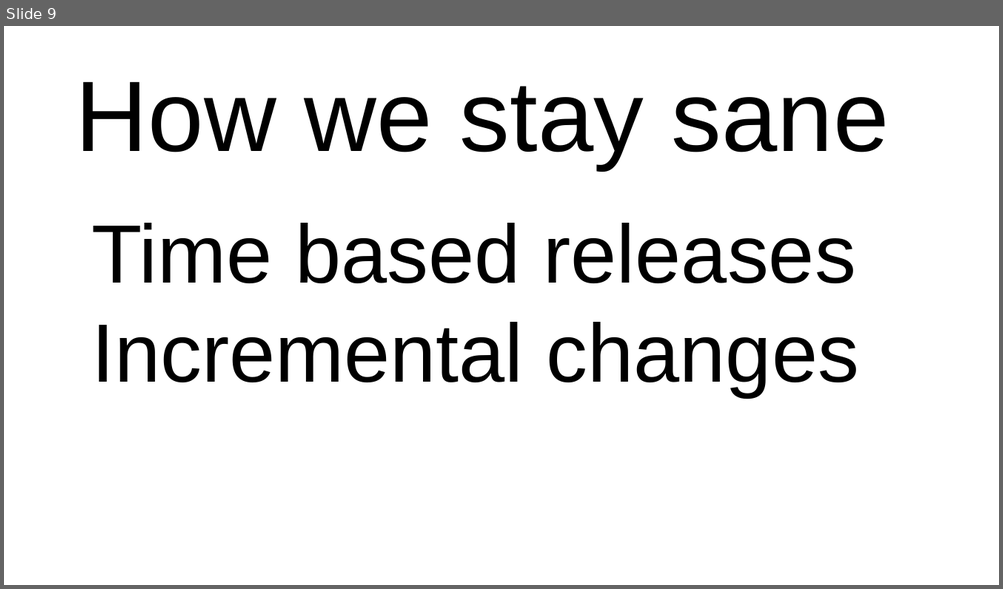
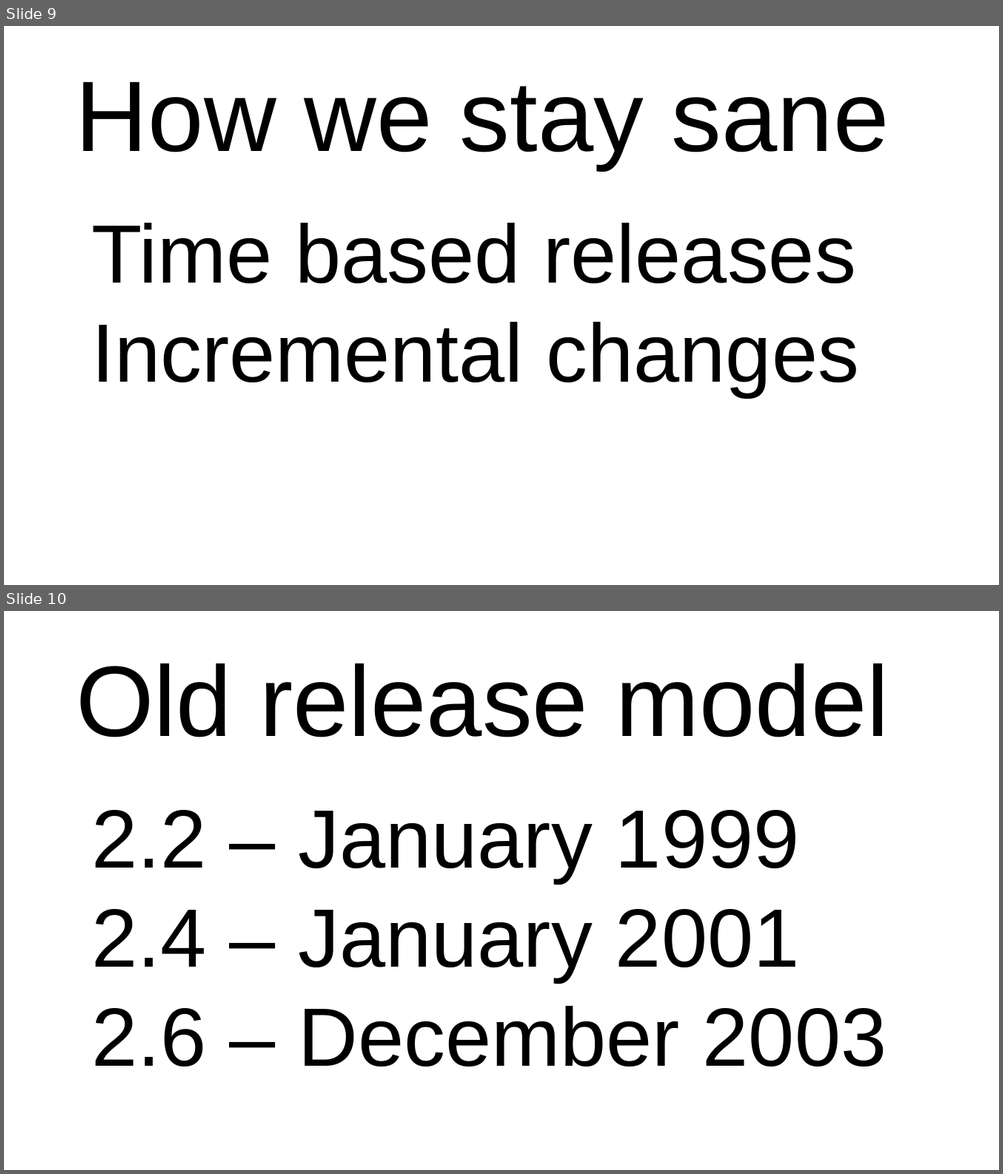
Before and after one commit to gregkh/kernel-development, a slide deck: kernel-development-wide.odp. Shown one above the other, each under a label of ours: slide 9 before the commit, slides 9 and 10 after it. The pictures are 1003x589 and 1003x1174 pixels, drawn with LibreOffice and Linux fonts; fonts in the diff are those of the drawing. Boxes give left, top, right and bottom in pixels: in the first picture for what was removed or moved away, otherwise in the second. Text is boxed around its words. In the diff, an @@ line names an element or a change of style, - is before the commit and + after.

```diff
--- a/kernel-development-wide.odp
+++ b/kernel-development-wide.odp
@@ slide 10 added at (x1=4, y1=611, x2=999, y2=1170), background #FFFFFF @@
@@ text added at (x1=76, y1=664, x2=889, y2=738), 80 pt, text #000000 @@
+Old release model
@@ text added at (x1=91, y1=810, x2=887, y2=1067), 66 pt, text #000000 @@
+2.2 – January 1999
+2.4 – January 2001
+2.6 – December 2003
```
Also in this commit, not shown: 9 slides changed, 6 other slides added, 5 slides removed, 2 other files.
